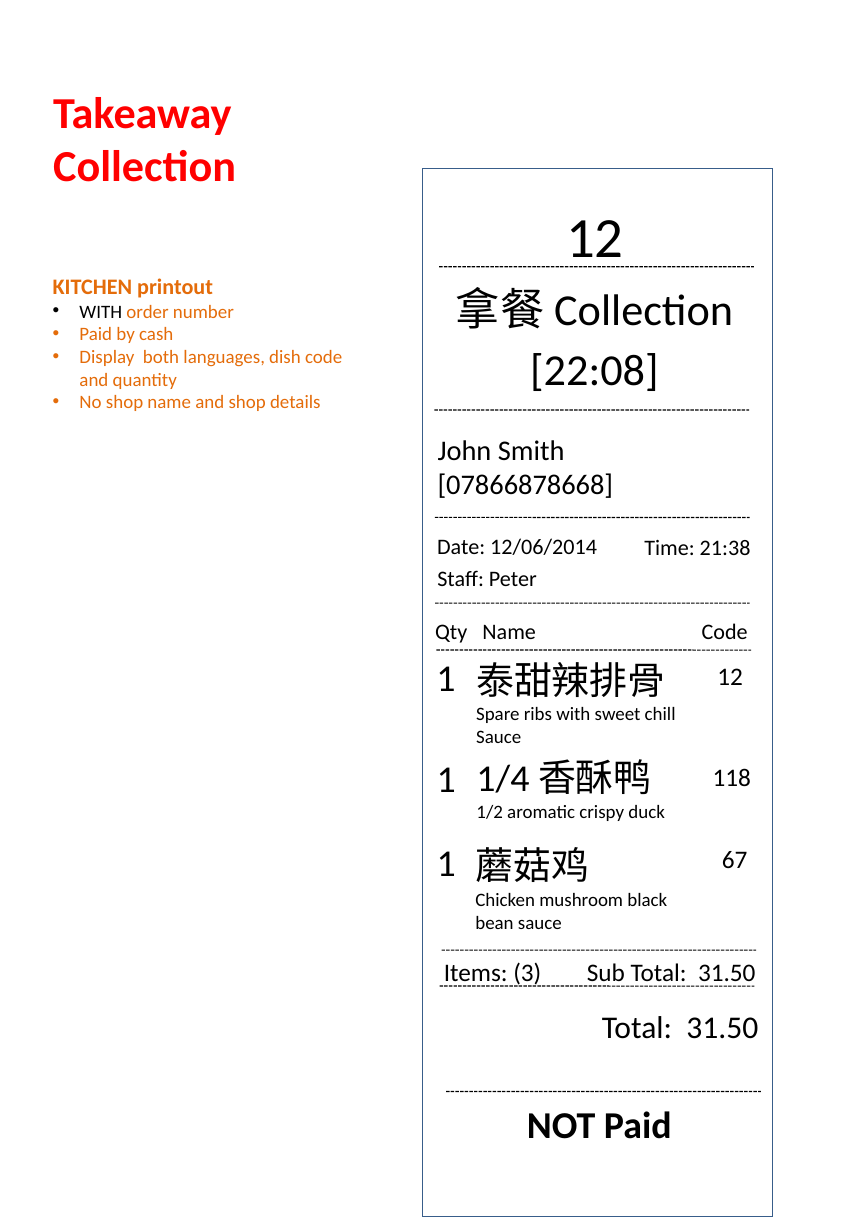
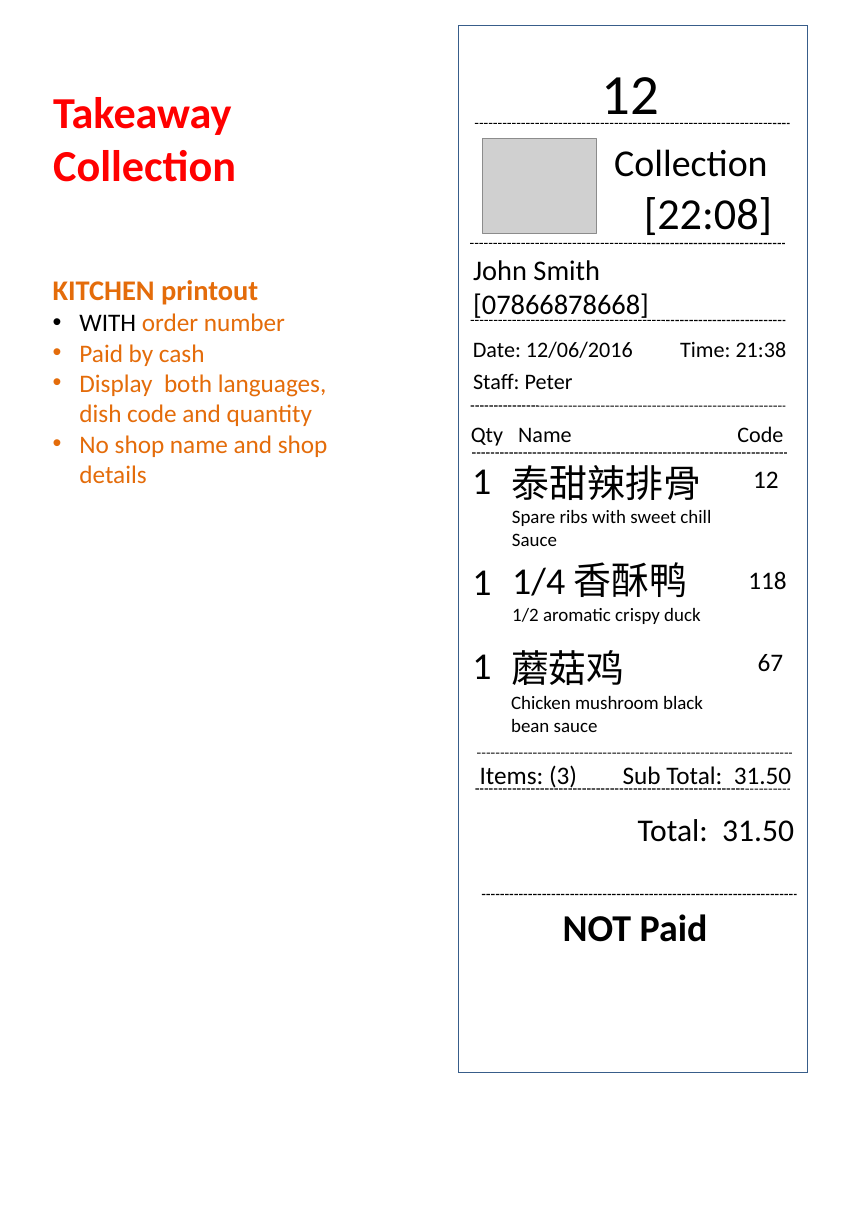
Before and after one commit to lokerchen/superpos-1.0, a slide deck: slide 6 of Doc/Order Bills Format - Counter & Kitchen/SuperPOS order bill layout - KITCHEN Printout 2015 July.ppt. Drawn at 853x1232 pixels with LibreOffice and Linux fonts; fonts in the diff are those of the drawing; grey boxes stand for pictures. Boxes give left, top, right and bottom in pixels: in the first picture for what was removed or moved away, otherwise in the second. Text is boxed around its words. In the diff, an @@ line names an element or a change of style, - is before the commit and + after.

```diff
--- a/Doc/Order Bills Format - Counter & Kitchen/SuperPOS order bill layout - KITCHEN Printout 2015 July.ppt
+++ b/Doc/Order Bills Format - Counter & Kitchen/SuperPOS order bill layout - KITCHEN Printout 2015 July.ppt
@@ rectangle moved from (x1=423, y1=168, x2=772, y2=1216) to (x1=458, y1=25, x2=808, y2=1073) @@
@@ text "12" moved from (x1=566, y1=220, x2=624, y2=268) to (x1=602, y1=77, x2=660, y2=124) @@
@@ line moved from (446, 1092) - (761, 1092) to (475, 124) - (789, 124) @@
@@ picture added at (x1=482, y1=139, x2=597, y2=234) @@
@@ text added at (x1=614, y1=149, x2=767, y2=177), 24 pt, text #000000 @@
+Collection
@@ text "[22:08]" moved from (x1=530, y1=353, x2=658, y2=391) to (x1=644, y1=197, x2=772, y2=235) @@
@@ text "KITCHEN printout" at (x1=53, y1=280, x2=328, y2=484): size 14 to 18 pt in "KITCHEN printout"; size 12 to 16 pt in "WITH order number", "Paid by cash", "Display both languages, dish code and quantity", "No shop name and shop details" @@
@@ text "John Smith" moved from (x1=438, y1=440, x2=614, y2=498) to (x1=473, y1=260, x2=649, y2=321) @@
@@ line moved from (439, 267) - (754, 267) to (470, 243) - (785, 243) @@
@@ text removed at (x1=456, y1=287, x2=733, y2=329) @@
-拿餐 Collection
@@ line moved from (439, 986) - (754, 986) to (471, 321) - (785, 321) @@
@@ text at (x1=473, y1=341, x2=633, y2=358): text changed @@
-Date: 12/06/2014
+Date: 12/06/2016
@@ line moved from (434, 411) - (750, 411) to (471, 406) - (786, 406) @@
@@ text "1" moved from (x1=437, y1=851, x2=456, y2=876) to (x1=472, y1=469, x2=491, y2=494) @@
@@ line moved from (434, 517) - (750, 517) to (472, 453) - (787, 453) @@
@@ text "1" moved from (x1=436, y1=666, x2=455, y2=691) to (x1=472, y1=654, x2=491, y2=679) @@
@@ 8 texts moved together from (x1=437, y1=570, x2=758, y2=1039) to (x1=472, y1=373, x2=794, y2=842) @@
@@ 5 texts moved together from (x1=435, y1=539, x2=755, y2=1139) to (x1=471, y1=342, x2=791, y2=942) @@
@@ line moved from (437, 651) - (751, 651) to (478, 753) - (792, 753) @@
@@ line moved from (434, 603) - (750, 603) to (475, 789) - (790, 789) @@
@@ line moved from (441, 951) - (756, 951) to (482, 895) - (796, 895) @@
```
Also in this commit, not shown: 7 other slides changed, 1 other file.
